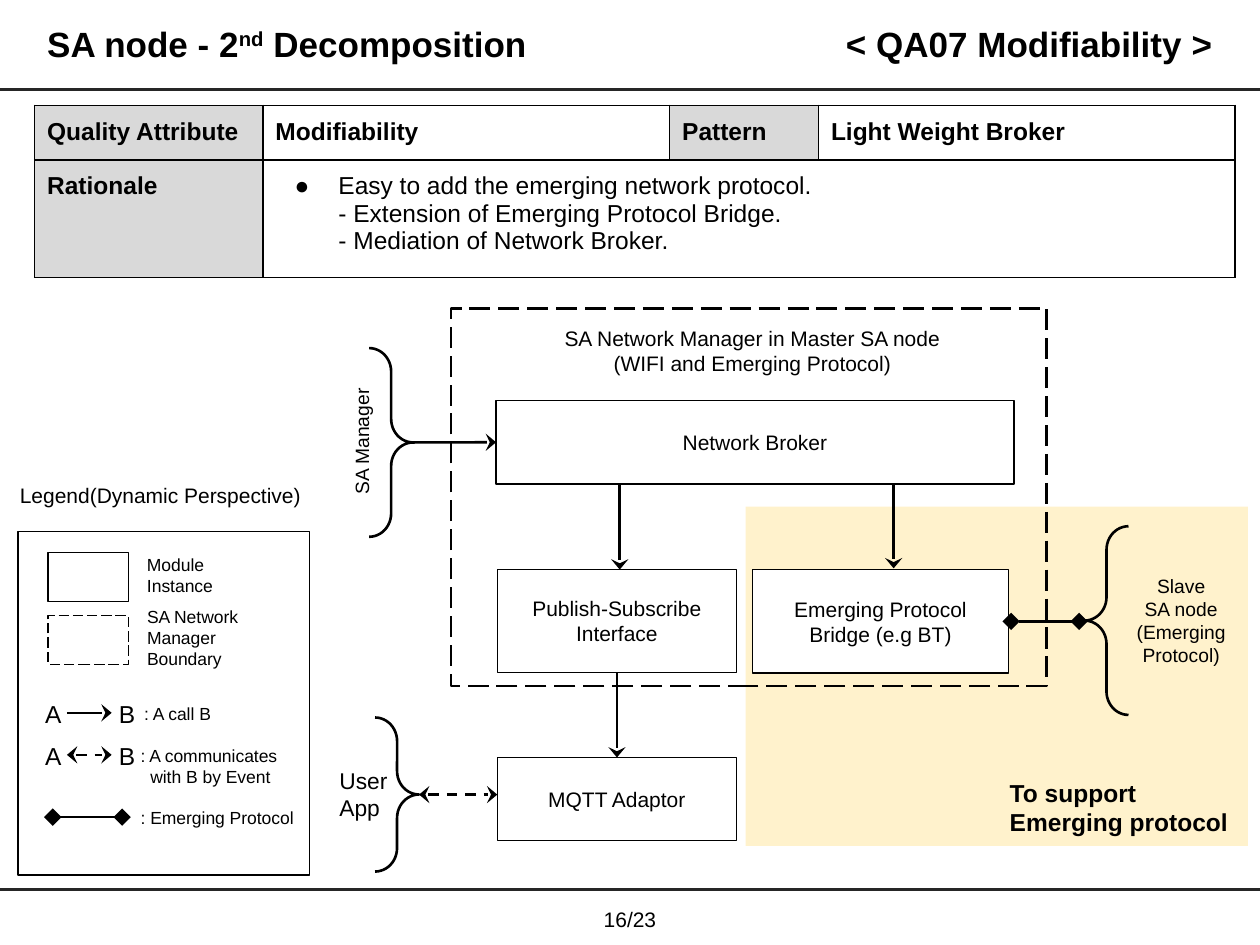
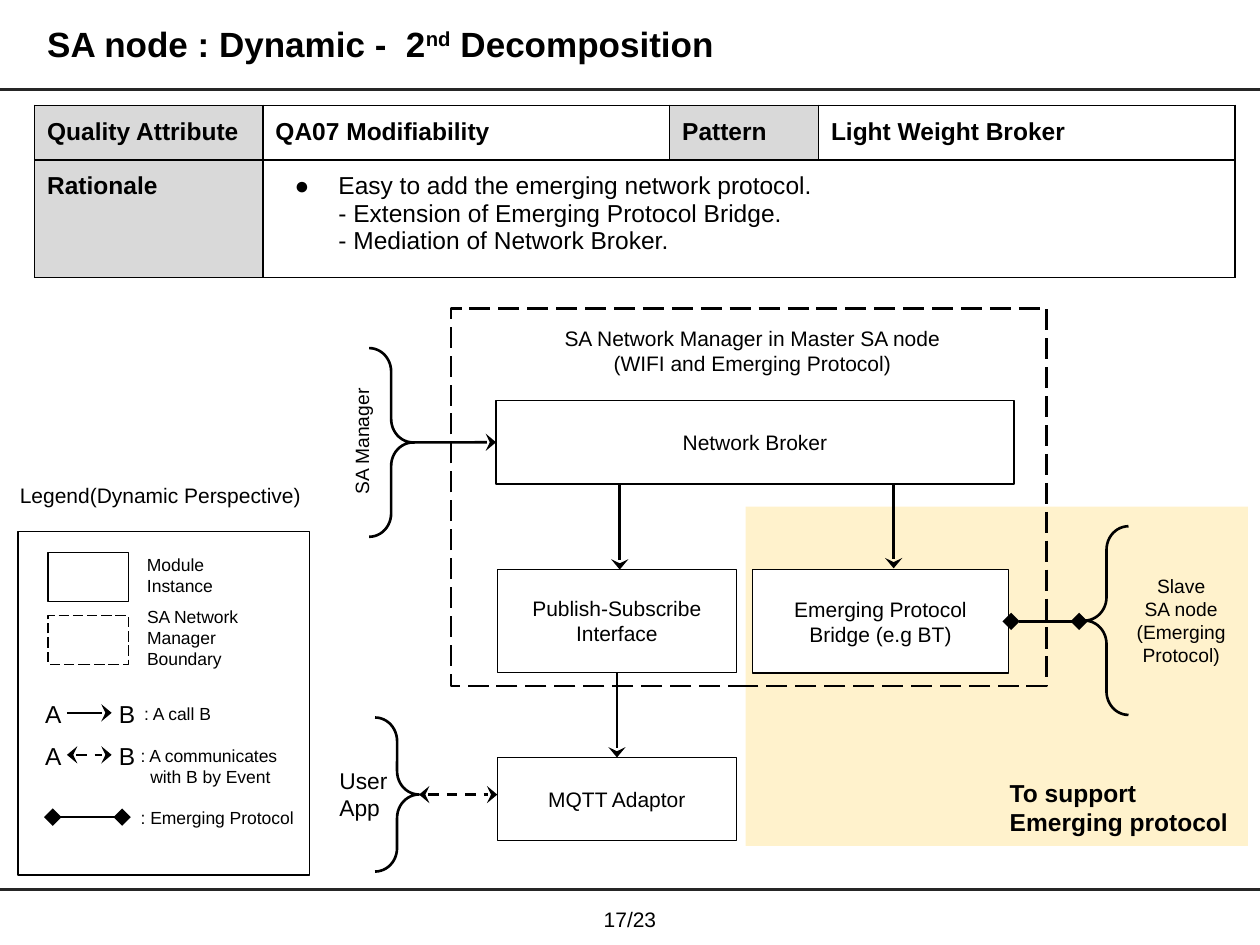
Before and after one commit to junggil/2015_CMU_StudioProject, a slide deck: slide 18 of DOCS/2015-06-24/Team1 Final presentation v0.99.pptx (slide 17 before the commit). Drawn at 1260x945 pixels with LibreOffice and Linux fonts; fonts in the diff are those of the drawing. Boxes give left, top, right and bottom in pixels: in the first picture for what was removed or moved away, otherwise in the second. Text is boxed around its words. In the diff, an @@ line names an element or a change of style, - is before the commit and + after.

```diff
--- a/DOCS/2015-06-24/Team1 Final presentation v0.99.pptx
+++ b/DOCS/2015-06-24/Team1 Final presentation v0.99.pptx
@@ title at <box>47,31,713,63</box>: text changed @@
-SA node - 2nd Decomposition
+SA node : Dynamic - 2nd Decomposition
@@ title removed at <box>876,31,1181,63</box> @@
-< QA07 Modifiability >
@@ table at <box>34,106,1235,278</box> @@
-row 1, column 2: Modifiability
+row 1, column 2: QA07 Modifiability
@@ page number at <box>604,911,656,928</box>: text changed @@
-16/23
+17/23
```
Also in this commit, not shown: 21 other slides changed, 3 slides added.
